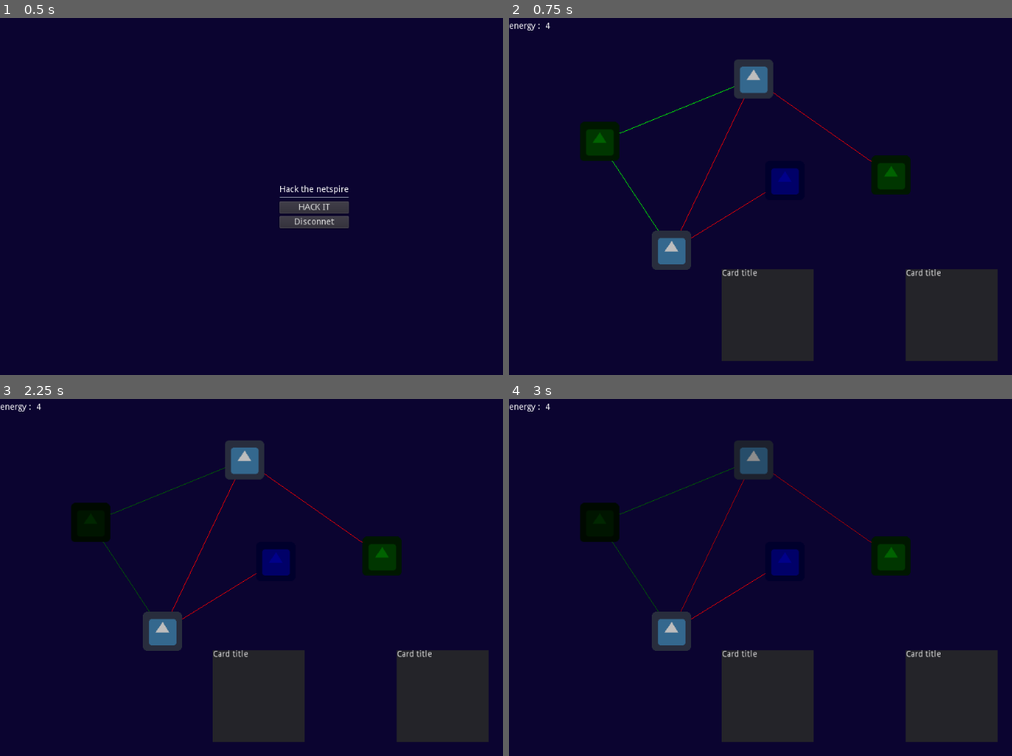
Above: before the commit, frames 1-4 (two rows, left to right).
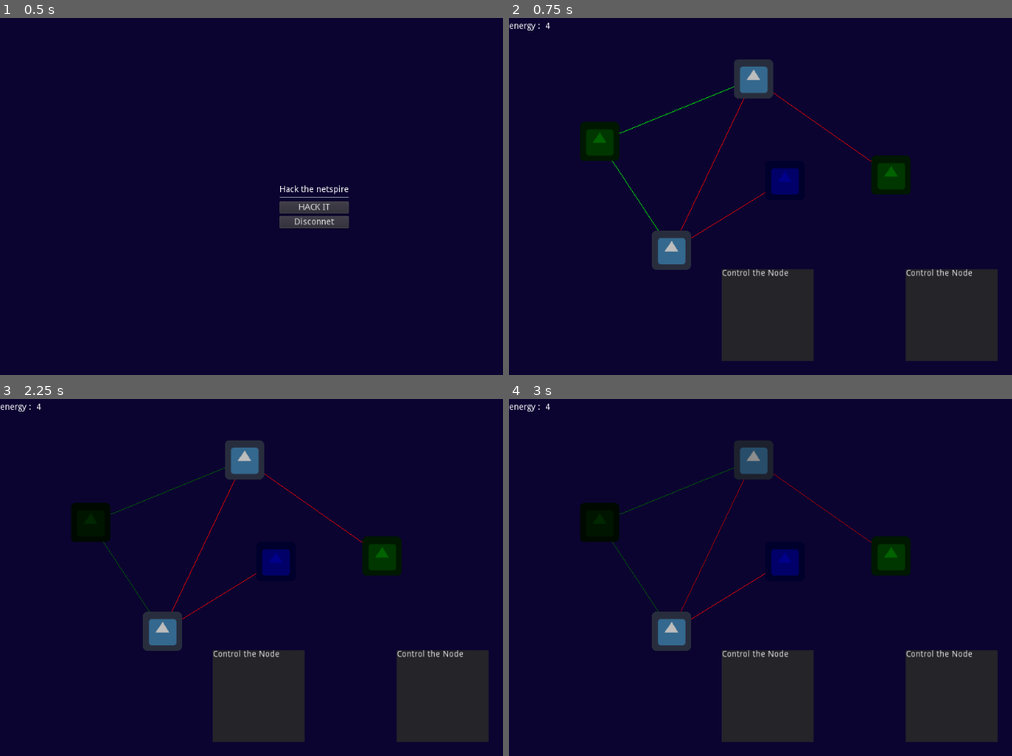
Above: after the commit, the same moments.

Repository: KerDelos/LD48
Game: Godot game, scene res://game/ui/title_page.tscn
The game is run twice, just before and just after one commit, with the same random seed, the same clock (stepped at 60 frames per second) and the same inputs. The engine's default icon, where the game draws it, is replaced by a stand-in: a white triangle on a blue panel in a dark square.
Inputs (mouse positions are in pixels of both pictures, inside the frame that each line leads up to):
- Up to frame 1 (0.5 s): no input
- Up to frame 2 (0.75 s): click "HACK IT" at 0.5 s
- Up to frame 3 (2.25 s): tap Enter at 1.25 s; move the mouse to (90, 523) at 1.27 s; click (90, 523) at 1.42 s; tap Space at 2 s; move the mouse to (246, 459) at 2.02 s; click (246, 459) at 2.17 s
- Up to frame 4 (3 s): tap Enter at 2.75 s; move the mouse to (669, 631) at 2.77 s; click (669, 631) at 2.92 s

Frame 1 is identical in both runs. In frame 2, 0.2% of the frame differs, in the area x 43-93%, y 70-73%; in frame 3, 0.2%; in frame 4, 0.2%.

Commit message:
shop wip

Diff:
--- a/godot/game/gameplay/deck.gd
+++ b/godot/game/gameplay/deck.gd
@@ -46,8 +46,6 @@
 		hand.append(flop)
 		flop.init(draw_pile.pop_back())
 		flop.connect("flop_selected",self,"on_floppy_selected")
-		flop.connect("flop_hovered",self,"on_flop_hovered")
-		flop.connect("flop_unhovered",self,"on_flop_unhovered")
 
 func discard(flop):
 	hand.remove(hand.find(flop))
@@ -67,14 +65,6 @@
 	and event.button_index == BUTTON_LEFT \
 	and !event.is_pressed():
 		floppy_released(selected_flop)
-
-func on_flop_hovered(floppy):
-	floppy.z_index = 2
-	pass
-
-func on_flop_unhovered(floppy):
-	floppy.z_index = 0
-	pass
 
 func on_floppy_selected(floppy):
 	selected_flop = floppy
--- a/godot/game/gameplay/floppy.gd
+++ b/godot/game/gameplay/floppy.gd
@@ -16,6 +16,7 @@
 
 func init(flop_stats):
 	stats = flop_stats
+	$Visual.init(stats)
 
 func _on_Area2D_mouse_entered():
 	scale = Vector2(1.2,1.2);
--- a/godot/game/gameplay/floppy.tscn
+++ b/godot/game/gameplay/floppy.tscn
@@ -1,6 +1,7 @@
-[gd_scene load_steps=3 format=2]
+[gd_scene load_steps=4 format=2]
 
 [ext_resource path="res://game/gameplay/floppy.gd" type="Script" id=1]
+[ext_resource path="res://game/gameplay/floppy_visual.tscn" type="PackedScene" id=2]
 
 [sub_resource type="RectangleShape2D" id=1]
 extents = Vector2( 75.513, 74.6708 )
@@ -8,24 +9,7 @@
 [node name="Node2D" type="Node2D"]
 script = ExtResource( 1 )
 
-[node name="Panel" type="Panel" parent="."]
-anchor_top = 1.0
-anchor_bottom = 1.0
-margin_left = -75.0
-margin_top = -75.0
-margin_right = 75.0
-margin_bottom = 75.0
-mouse_filter = 2
-size_flags_horizontal = 2
-size_flags_vertical = 3
-__meta__ = {
-"_edit_use_anchors_": false
-}
-
-[node name="Label" type="Label" parent="Panel"]
-margin_right = 40.0
-margin_bottom = 14.0
-text = "Card title"
+[node name="Visual" parent="." instance=ExtResource( 2 )]
 
 [node name="Area2D" type="Area2D" parent="."]
 
--- /dev/null
+++ b/godot/game/gameplay/floppy_visual.gd
@@ -0,0 +1,14 @@
+extends Panel
+
+
+# Declare member variables here. Examples:
+# var a = 2
+# var b = "text"
+
+
+# Called when the node enters the scene tree for the first time.
+func _ready():
+	pass # Replace with function body.
+
+func init(stat):
+	$Title.text = stat.name
--- /dev/null
+++ b/godot/game/gameplay/floppy_visual.tscn
@@ -0,0 +1,28 @@
+[gd_scene load_steps=2 format=2]
+
+[ext_resource path="res://game/gameplay/floppy_visual.gd" type="Script" id=1]
+
+[node name="Panel" type="Panel"]
+anchor_left = 0.5
+anchor_top = 0.5
+anchor_right = 0.5
+anchor_bottom = 0.5
+margin_left = -75.0
+margin_top = -75.0
+margin_right = 75.0
+margin_bottom = 75.0
+mouse_filter = 2
+size_flags_horizontal = 2
+size_flags_vertical = 3
+script = ExtResource( 1 )
+__meta__ = {
+"_edit_use_anchors_": false
+}
+
+[node name="Title" type="Label" parent="."]
+margin_right = 40.0
+margin_bottom = 14.0
+text = "Card title"
+__meta__ = {
+"_edit_use_anchors_": false
+}
--- a/godot/game/gameplay/net_map.gd
+++ b/godot/game/gameplay/net_map.gd
@@ -12,6 +12,7 @@
 			final_node = c
 		c.connect("netn_hovered", self, "on_netn_hovered")
 		c.connect("netn_unhovered", self, "on_netn_unhovered")
+		c.connect("open_shop",get_parent(),"open_shop")
 
 
 func on_netn_hovered(netn):
--- a/godot/game/gameplay/net_node.gd
+++ b/godot/game/gameplay/net_node.gd
@@ -4,6 +4,7 @@
 
 signal netn_hovered(netn)
 signal netn_unhovered(netn)
+signal open_shop(shop_content)
 
 
 enum netn_type {NONE, HOME, MISC, DATA}
@@ -25,6 +26,8 @@
 export var is_player_controlled = false;
 var is_player_accessible = false;
 
+export (Array, Resource) var shop_content;
+
 # Called when the node enters the scene tree for the first time.
 func _ready():
 	$Sprite.modulate = node_type_to_color[node_type];
@@ -45,6 +48,11 @@
 	for o in out_nodes:
 		var out_node = get_node(o);
 		out_node.is_player_accessible = true;
+	on_acquired_by_player();
+
+func on_acquired_by_player():
+	if node_type == netn_type.DATA:
+		emit_signal("open_shop", shop_content)
 
 func _on_Area2D_mouse_entered():
 	modulate = node_type_to_color[node_type].lightened(1.0)
--- a/godot/game/gameplay/net_node.tscn
+++ b/godot/game/gameplay/net_node.tscn
@@ -17,6 +17,5 @@
 [node name="CollisionShape2D" type="CollisionShape2D" parent="Area2D"]
 shape = SubResource( 1 )
 
-[connection signal="input_event" from="Area2D" to="." method="_on_Area2D_input_event"]
 [connection signal="mouse_entered" from="Area2D" to="." method="_on_Area2D_mouse_entered"]
 [connection signal="mouse_exited" from="Area2D" to="." method="_on_Area2D_mouse_exited"]
--- a/godot/game/main_scene.gd
+++ b/godot/game/main_scene.gd
@@ -1,6 +1,9 @@
 extends Control
 
 var end_menu = preload("res://game/ui/end_menu.tscn")
+var shop_menu = preload("res://game/ui/shop.tscn")
+
+var shop_instance = null
 
 func _ready():
 	pass # Replace with function body.
@@ -16,3 +19,8 @@
 		add_child(menu)
 	else:
 		pass
+
+func open_shop(content):
+	shop_instance = shop_menu.instance()
+	shop_instance.init(content)
+	add_child(shop_instance)
--- /dev/null
+++ b/godot/game/ui/shop.gd
@@ -0,0 +1,18 @@
+extends Control
+
+var floppy_visual = preload("res://game/gameplay/floppy_visual.tscn")
+
+
+# Called when the node enters the scene tree for the first time.
+func _ready():
+	pass # Replace with function body.
+
+func init(stats_list):
+	for s in stats_list:
+		var visu = floppy_visual.instance()
+		visu.init(s)
+		$Panel/HBoxContainer.add_child(visu)
+
+
+func _on_SkipButton_pressed():
+	queue_free()
--- /dev/null
+++ b/godot/game/ui/shop.tscn
@@ -0,0 +1,45 @@
+[gd_scene load_steps=2 format=2]
+
+[ext_resource path="res://game/ui/shop.gd" type="Script" id=2]
+
+[node name="Control" type="Control"]
+anchor_left = 0.5
+anchor_top = 0.5
+anchor_right = 0.5
+anchor_bottom = 0.5
+margin_left = -512.0
+margin_top = -300.0
+margin_right = 512.0
+margin_bottom = 300.0
+script = ExtResource( 2 )
+__meta__ = {
+"_edit_use_anchors_": false
+}
+
+[node name="Panel" type="Panel" parent="."]
+anchor_left = 0.5
+anchor_top = 0.5
+anchor_right = 0.5
+anchor_bottom = 0.5
+margin_left = -123.0
+margin_top = -104.0
+margin_right = 149.0
+margin_bottom = 99.0
+
+[node name="VBoxContainer" type="VBoxContainer" parent="Panel"]
+margin_right = 40.0
+margin_bottom = 40.0
+
+[node name="HBoxContainer" type="HBoxContainer" parent="Panel/VBoxContainer"]
+margin_right = 40.0
+__meta__ = {
+"_edit_use_anchors_": false
+}
+
+[node name="SkipButton" type="Button" parent="Panel/VBoxContainer"]
+margin_top = 4.0
+margin_right = 40.0
+margin_bottom = 24.0
+text = "skip"
+
+[connection signal="pressed" from="Panel/VBoxContainer/SkipButton" to="." method="_on_SkipButton_pressed"]
